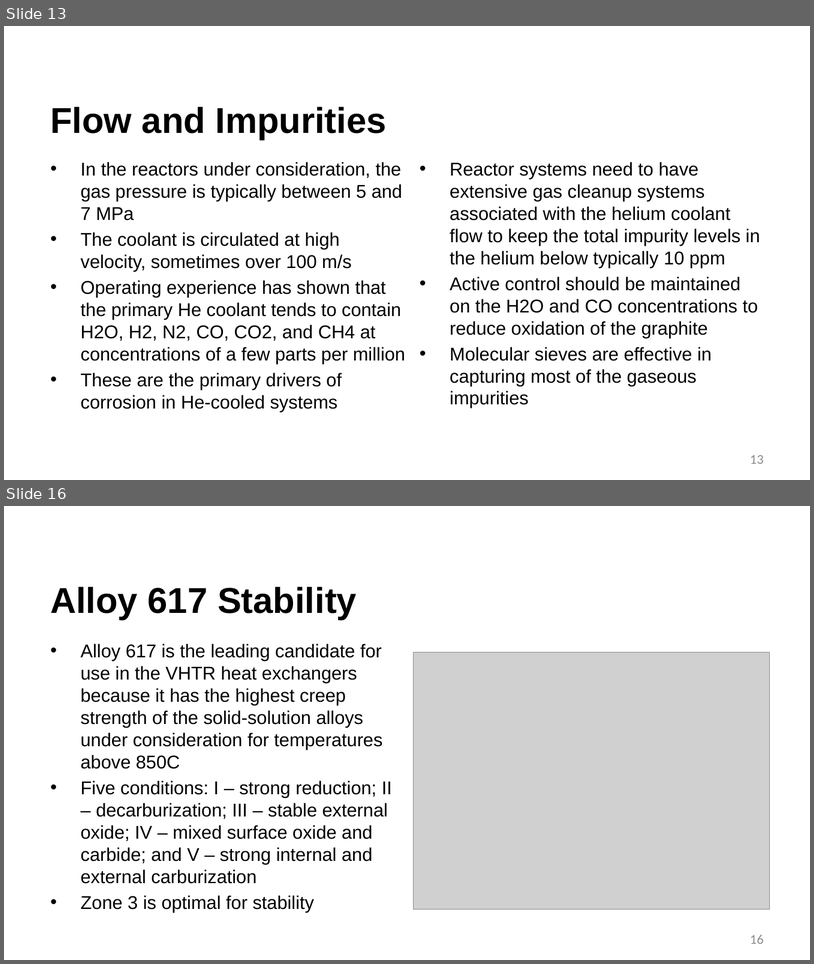
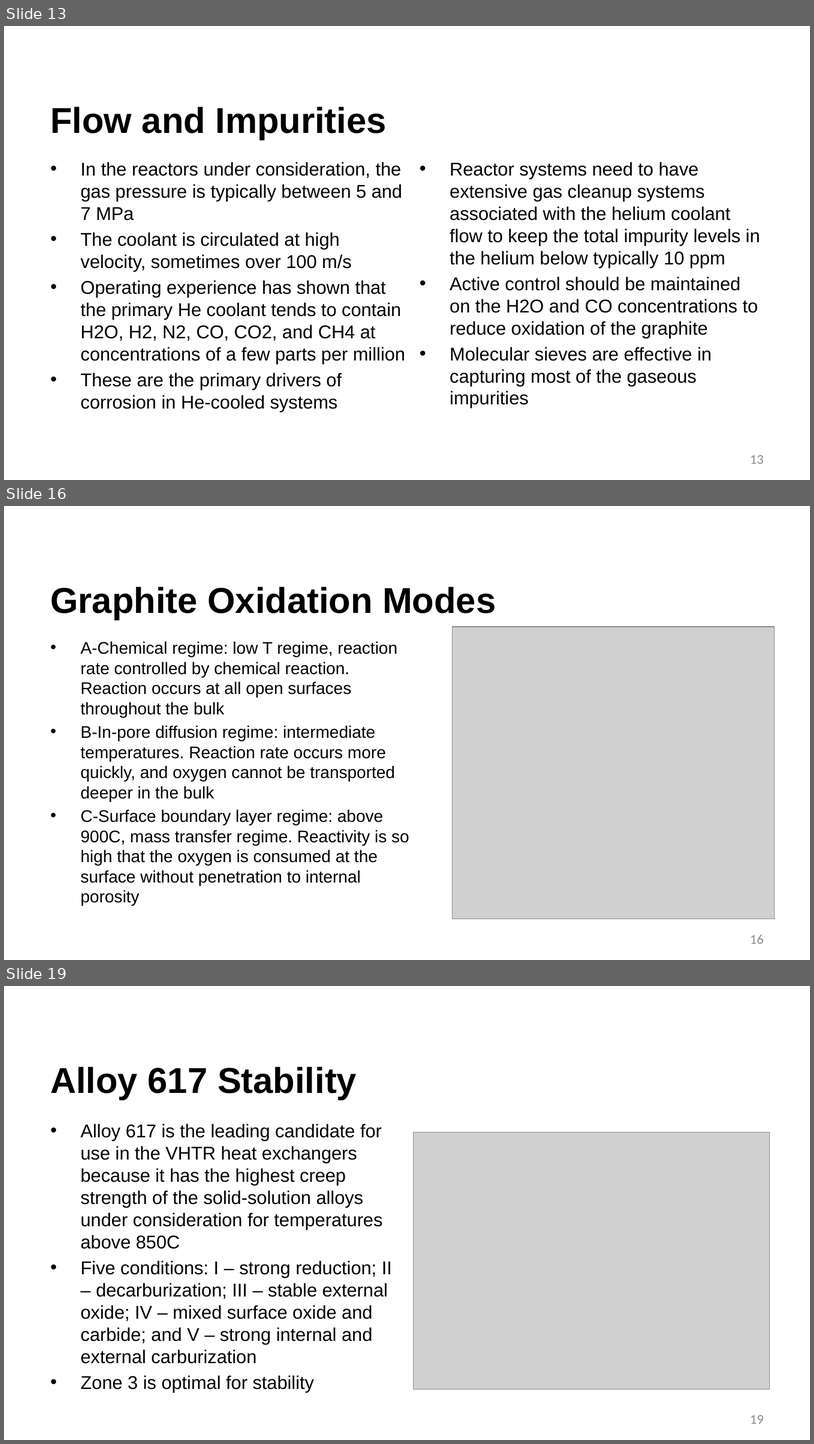
Before and after one commit to benbeeler/TEACHING, a slide deck: Advanced Reactor Materials/Fall2026/Lec6_TRISO.pptx. Shown one above the other, each under a label of ours: slides 13 and 16 before the commit, slides 13, 16 and 19 after it; the slides between them are not shown. The pictures are 814x964 and 814x1444 pixels, drawn with LibreOffice and Linux fonts; fonts in the diff are those of the drawing; grey boxes stand for pictures; background and template pictures are left out. Boxes give left, top, right and bottom in pixels: in the first picture for what was removed or moved away, otherwise in the second. Text is boxed around its words. In the diff, an @@ line names an element or a change of style, - is before the commit and + after.

```diff
--- a/Advanced Reactor Materials/Fall2026/Lec6_TRISO.pptx
+++ b/Advanced Reactor Materials/Fall2026/Lec6_TRISO.pptx
@@ slide 16 added at <box>4,506,810,960</box>, background #FFFFFF @@
@@ title added at <box>50,586,496,619</box>, 42.7 pt, text #000000, bold @@
+Graphite Oxidation Modes
@@ picture added at <box>452,627,775,919</box> @@
@@ text added at <box>81,641,410,906</box>, 20 pt, text #000000 @@
+• A-Chemical regime: low T regime, reaction rate controlled by chemical reaction. Reaction occurs at all open surfaces throughout the bulk
+• B-In-pore diffusion regime: intermediate temperatures. Reaction rate occurs more quickly, and oxygen cannot be transported deeper in the bulk
+• C-Surface boundary layer regime: above 900C, mass transfer regime. Reactivity is so high that the oxygen is consumed at the surface without penetration to internal porosity
@@ page number added at <box>750,934,764,943</box>, 16 pt, text #8C8C8C @@
+16
@@ what was slide 16 is now slide 19 @@
@@ page number at <box>750,1414,764,1423</box>: text changed @@
-16
+19
```
Also in this commit, not shown: 16 slides changed, 4 other slides added, 13 slides removed, 4 other files.
